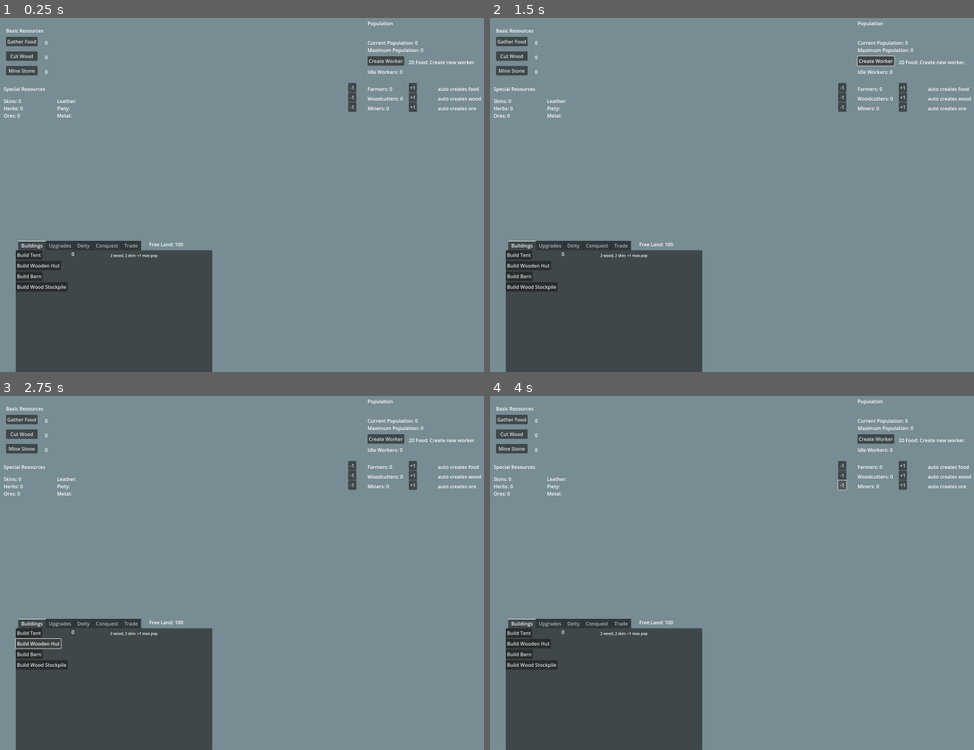
Above: before the commit, frames 1-4 (two rows, left to right).
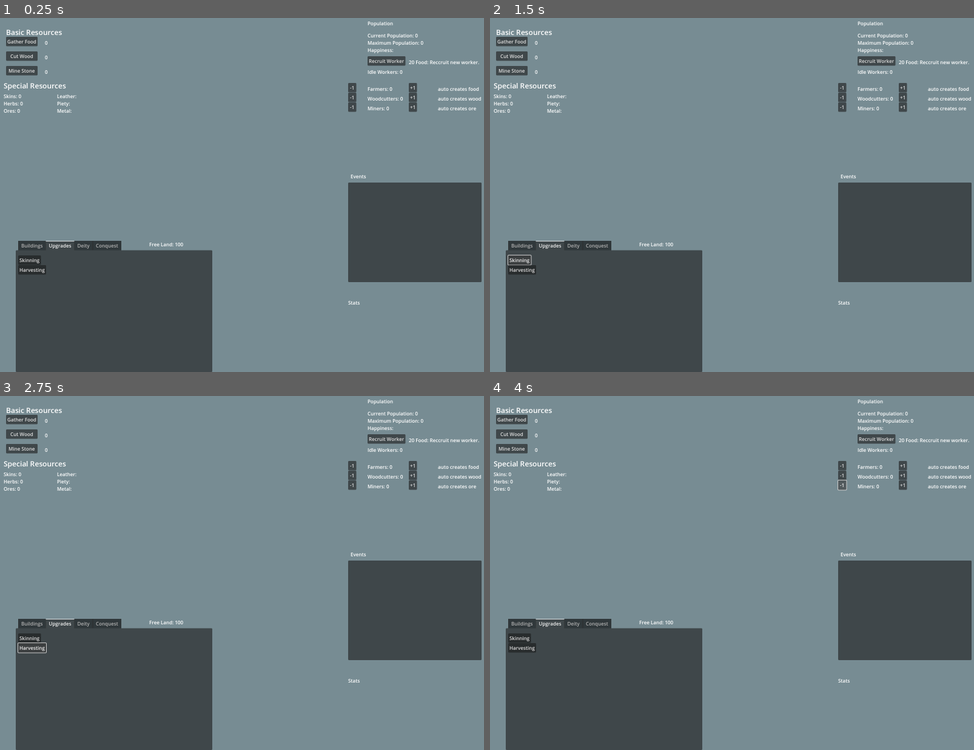
Above: after the commit, the same moments.

Repository: stevenclausson/CivClicker
Game: Godot game, scene res://Scenes/main.tscn
The game is run twice, just before and just after one commit, with the same random seed, the same clock (stepped at 60 frames per second) and the same inputs. The project has no main scene, so this scene is started directly.
Inputs (mouse positions are in pixels of both pictures, inside the frame that each line leads up to):
- Up to frame 1 (0.25 s): no input
- Up to frame 2 (1.5 s): click "Create Worker" (after the commit: "Recruit Worker") at 0.5 s; click (519, 258) at 1.25 s, where only the run after the commit has a clickable "Skinning"
- Up to frame 3 (2.75 s): click (33, 647) at 2 s, where only the run after the commit has a clickable "Harvesting"
- Up to frame 4 (4 s): click "+1" at 2.75 s; click "-1" at 3.5 s

The runs differ from the first frame. In frame 1, 9.5% of the frame differs, in the area x 0-100%, y 3-81%; in frame 2, 9.5%; in frame 3, 9.4%; in frame 4, 9.5%.

Commit message:
Update 1
- Special Resources for Basic Resources work.
- UI improvements
- Fixed some variable data that differed from original game.

Diff:
--- a/Scenes/main.tscn
+++ b/Scenes/main.tscn
@@ -54,6 +54,7 @@
 offset_top = 64.0
 offset_right = 148.0
 offset_bottom = 87.0
+theme_override_font_sizes/font_size = 24
 text = "Basic Resources"
 
 [node name="FoodBtn" type="Button" parent="."]
@@ -104,7 +105,7 @@
 offset_bottom = 31.0
 text = "0"
 
-[node name="Label2" type="Label" parent="."]
+[node name="PopHeading" type="Label" parent="."]
 layout_mode = 0
 offset_left = 1216.0
 offset_top = 40.0
@@ -112,21 +113,26 @@
 offset_bottom = 63.0
 text = "Population"
 
-[node name="CurrentPopLbl" type="Label" parent="."]
-layout_mode = 0
-offset_left = 1216.0
-offset_top = 104.0
-offset_right = 1365.0
-offset_bottom = 127.0
+[node name="CurrentPopLbl" type="Label" parent="PopHeading"]
+layout_mode = 0
+offset_top = 40.0
+offset_right = 149.0
+offset_bottom = 63.0
 text = "Current Population"
 
-[node name="MaxPopLbl" type="Label" parent="."]
-layout_mode = 0
-offset_left = 1216.0
-offset_top = 128.0
-offset_right = 1365.0
-offset_bottom = 151.0
+[node name="MaxPopLbl" type="Label" parent="PopHeading"]
+layout_mode = 0
+offset_top = 64.0
+offset_right = 149.0
+offset_bottom = 87.0
 text = "Max Population"
+
+[node name="HappinessLbl" type="Label" parent="PopHeading"]
+layout_mode = 0
+offset_top = 88.0
+offset_right = 149.0
+offset_bottom = 111.0
+text = "Happiness: "
 
 [node name="CreateWorkerBtn" type="Button" parent="."]
 layout_mode = 0
@@ -134,7 +140,7 @@
 offset_top = 160.0
 offset_right = 1337.0
 offset_bottom = 191.0
-text = "Create Worker"
+text = "Recruit Worker"
 
 [node name="Label5" type="Label" parent="CreateWorkerBtn"]
 layout_mode = 0
@@ -142,7 +148,7 @@
 offset_top = 8.0
 offset_right = 285.0
 offset_bottom = 31.0
-text = "20 Food: Create new worker."
+text = "20 Food: Reccruit new worker."
 
 [node name="IdleWorkerLbl" type="Label" parent="CreateWorkerBtn"]
 layout_mode = 0
@@ -157,9 +163,10 @@
 offset_top = 768.0
 offset_right = 704.0
 offset_bottom = 1200.0
-current_tab = 0
+current_tab = 1
 
 [node name="Buildings" type="Label" parent="TabContainer"]
+visible = false
 layout_mode = 2
 metadata/_tab_index = 0
 
@@ -206,14 +213,31 @@
 text = "Build Wood Stockpile"
 
 [node name="Upgrades" type="Label" parent="TabContainer"]
-visible = false
 layout_mode = 2
 metadata/_tab_index = 1
 
 [node name="Label" type="Label" parent="TabContainer/Upgrades"]
 layout_mode = 0
-offset_right = 40.0
-offset_bottom = 23.0
+offset_left = 136.0
+offset_top = 17.0
+offset_right = 176.0
+offset_bottom = 40.0
+
+[node name="SkinningBtn" type="Button" parent="TabContainer/Upgrades"]
+layout_mode = 0
+offset_left = 8.0
+offset_top = 17.0
+offset_right = 83.0
+offset_bottom = 48.0
+text = "Skinning"
+
+[node name="HarvestingBtn" type="Button" parent="TabContainer/Upgrades"]
+layout_mode = 0
+offset_left = 8.0
+offset_top = 49.0
+offset_right = 83.0
+offset_bottom = 80.0
+text = "Harvesting"
 
 [node name="Deity" type="Label" parent="TabContainer"]
 visible = false
@@ -224,11 +248,6 @@
 visible = false
 layout_mode = 2
 metadata/_tab_index = 3
-
-[node name="Trade" type="Label" parent="TabContainer"]
-visible = false
-layout_mode = 2
-metadata/_tab_index = 4
 
 [node name="FarmerLbl" type="Label" parent="."]
 layout_mode = 0
@@ -278,7 +297,7 @@
 offset_bottom = 23.0
 text = "-1"
 
-[node name="Label7" type="Label" parent="."]
+[node name="MinerLbl" type="Label" parent="."]
 layout_mode = 0
 offset_left = 1216.0
 offset_top = 320.0
@@ -286,7 +305,7 @@
 offset_bottom = 343.0
 text = "Miners: 0"
 
-[node name="MinerPos" type="Button" parent="Label7"]
+[node name="MinerPos" type="Button" parent="MinerLbl"]
 layout_mode = 0
 offset_left = 136.0
 offset_top = -8.0
@@ -294,7 +313,7 @@
 offset_bottom = 23.0
 text = "+1"
 
-[node name="MinerNeg" type="Button" parent="Label7"]
+[node name="MinerNeg" type="Button" parent="MinerLbl"]
 layout_mode = 0
 offset_left = -64.0
 offset_top = -8.0
@@ -305,9 +324,10 @@
 [node name="SpecialResLbl" type="Label" parent="."]
 layout_mode = 0
 offset_left = 16.0
-offset_top = 256.0
-offset_right = 154.0
-offset_bottom = 279.0
+offset_top = 240.0
+offset_right = 222.0
+offset_bottom = 274.0
+theme_override_font_sizes/font_size = 24
 text = "Special Resources"
 
 [node name="Skinslbl" type="Label" parent="SpecialResLbl"]
@@ -354,6 +374,29 @@
 offset_right = 397.0
 offset_bottom = 111.0
 text = "Metal:"
+
+[node name="Label2" type="Label" parent="."]
+layout_mode = 0
+offset_left = 1160.0
+offset_top = 544.0
+offset_right = 1211.0
+offset_bottom = 567.0
+text = "Events"
+
+[node name="Label3" type="Label" parent="."]
+layout_mode = 0
+offset_left = 1152.0
+offset_top = 960.0
+offset_right = 1203.0
+offset_bottom = 983.0
+text = "Stats"
+
+[node name="EventsPanel" type="Panel" parent="."]
+layout_mode = 0
+offset_left = 1152.0
+offset_top = 576.0
+offset_right = 1592.0
+offset_bottom = 904.0
 
 [connection signal="pressed" from="FoodBtn" to="." method="_on_food_btn_pressed"]
 [connection signal="pressed" from="WoodBtn" to="." method="_on_wood_btn_pressed"]
@@ -364,3 +407,5 @@
 [connection signal="pressed" from="FarmerLbl/FarmerNeg1" to="." method="_on_farmer_neg_1_pressed"]
 [connection signal="pressed" from="WoodcutterLbl/WoodcutterPos" to="." method="_on_woodcutter_pos_pressed"]
 [connection signal="pressed" from="WoodcutterLbl/WoodcutterNeg" to="." method="_on_woodcutter_neg_pressed"]
+[connection signal="pressed" from="MinerLbl/MinerPos" to="." method="_on_miner_pos_pressed"]
+[connection signal="pressed" from="MinerLbl/MinerNeg" to="." method="_on_miner_neg_pressed"]
--- a/Scripts/main.gd
+++ b/Scripts/main.gd
@@ -23,7 +23,7 @@
 var curPops = 0
 var idleWorkers = 0
 
-var freeLand = 100
+var freeLand = 1000
 
 func _ready():
 	var timer = Timer.new()
@@ -38,7 +38,7 @@
 
 func _process(delta):
 	maxPops = tent + (woodHut *2) + (cottage * 6)
-	$MaxPopLbl.text = "Maximum Population: " + str(maxPops)
+	$PopHeading/MaxPopLbl.text = "Maximum Population: " + str(maxPops)
 	GUIData()
 
 
@@ -50,8 +50,8 @@
 	$StoneBtn/StoneLbl.text = str(stone)
 	$SpecialResLbl/OresLbl.text = "Ores: " + str(ores)
 	$TabContainer/Buildings/VBoxContainer/TentBtn/TentLbl.text = str(tent)
-	$MaxPopLbl.text = "Maximum Population: " + str(maxPops)
-	$CurrentPopLbl.text = "Current Population: " + str(curPops)
+	$PopHeading/MaxPopLbl.text = "Maximum Population: " + str(maxPops)
+	$PopHeading/CurrentPopLbl.text = "Current Population: " + str(curPops)
 #--CLICKER FUNCTIONS-------------
 
 func _on_food_btn_pressed():
@@ -111,18 +111,45 @@
 
 
 func Calculate():
+	var consume
 	if (farmers > 0):
 		food += (farmers * baseGathering)
+		consume = "forage"
+		SpecialResourceGather(consume)
 		$FoodBtn/FoodLbl.text = str(food)
 	if (woodcutters > 0):
+		consume = "forestry"
+		SpecialResourceGather(consume)
 		wood += (woodcutters * baseGathering)
 		$WoodBtn/WoodLbl.text = str(wood)
+	if (miners > 0):
+		consume = "mining"
+		SpecialResourceGather(consume)
+		stone += 1
+		$StoneBtn/StoneLbl.text = str(stone)
 	if (curPops > 0):
 		food -= (miners + woodcutters) * 0.1
-	#idleWorkers -= farmers + miners + woodcutters
 	$CreateWorkerBtn/IdleWorkerLbl.text = "Idle Workers: " + str(idleWorkers)
 	print(food)
 
+
+func SpecialResourceGather(type):
+	rng = randi_range(1, 14)
+	if (type == "forage"):
+		$FoodBtn/FoodLbl.text = str(food)
+		if (rng == 3):
+			skins += 1
+			$SpecialResLbl/Skinslbl.text = "Skins: " + str(skins)
+	if (type == "forestry"):
+		$WoodBtn/WoodLbl.text = str(wood)
+		if (rng == 5):
+			herbs += 1
+			$SpecialResLbl/HerbsLbl.text = "Herbs: " + str(herbs)
+	if (type == "mining"):
+		$StoneBtn/StoneLbl.text = str(stone)
+		if (rng == 11):
+			ores += 1
+			$SpecialResLbl/OresLbl.text = "Ores: " + str(ores)
 
 func _on_farmer_neg_1_pressed():
 	if (farmers >= 1):
@@ -130,7 +157,6 @@
 		farmers -= 1
 		$FarmerLbl.text = "Farmers: " + str(farmers)
 		$CreateWorkerBtn/IdleWorkerLbl.text = "Idle Workers: " + str(idleWorkers)
-
 
 func _on_woodcutter_pos_pressed() -> void:
 	if (idleWorkers >= 1):
@@ -146,3 +172,19 @@
 		woodcutters -= 1
 		$WoodcutterLbl.text = "Woodcutters: " + str(woodcutters)
 		$CreateWorkerBtn/IdleWorkerLbl.text = "Idle Workers: " + str(idleWorkers)
+
+
+func _on_miner_pos_pressed() -> void:
+	if (idleWorkers >= 1):
+		idleWorkers -= 1
+		miners += 1
+		$MinerLbl.text = "Miners: " + str(miners)
+		$CreateWorkerBtn/IdleWorkerLbl.text = "Idle Workers: " + str(idleWorkers)
+
+
+func _on_miner_neg_pressed() -> void:
+	if (miners >= 1):
+		idleWorkers += 1
+		miners -= 1
+		$MinerLbl.text = "Miners: " + str(miners)
+		$CreateWorkerBtn/IdleWorkerLbl.text = "Idle Workers: " + str(idleWorkers)
